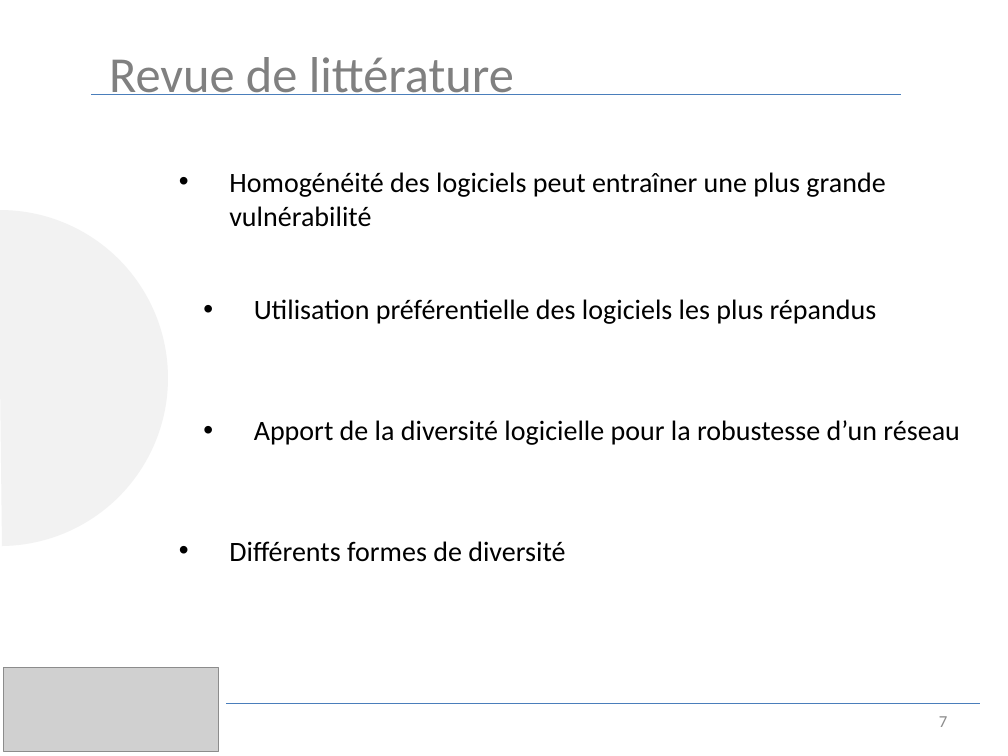
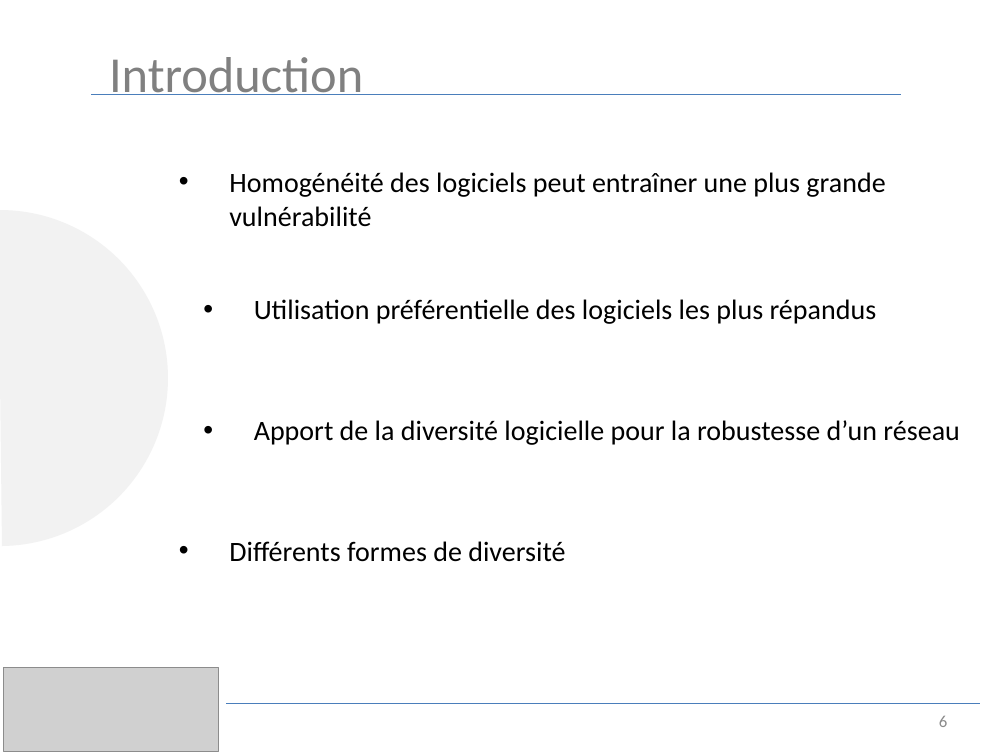
Before and after one commit to luinaudt/inf6422, a slide deck: slide 6 of lab3/presentation.pptx (slide 7 before the commit). Drawn at 1008x756 pixels with LibreOffice and Linux fonts; fonts in the diff are those of the drawing; grey boxes stand for pictures. Boxes give left, top, right and bottom in pixels: in the first picture for what was removed or moved away, otherwise in the second. Text is boxed around its words. In the diff, an @@ line names an element or a change of style, - is before the commit and + after.

```diff
--- a/lab3/presentation.pptx
+++ b/lab3/presentation.pptx
@@ text at (109,57,363,95): text changed @@
-Revue de littérature
+Introduction
@@ page number at (939,716,947,727): text changed @@
-7
+6
```
Also in this commit, not shown: 15 other slides changed, 6 slides added, 4 slides removed.
